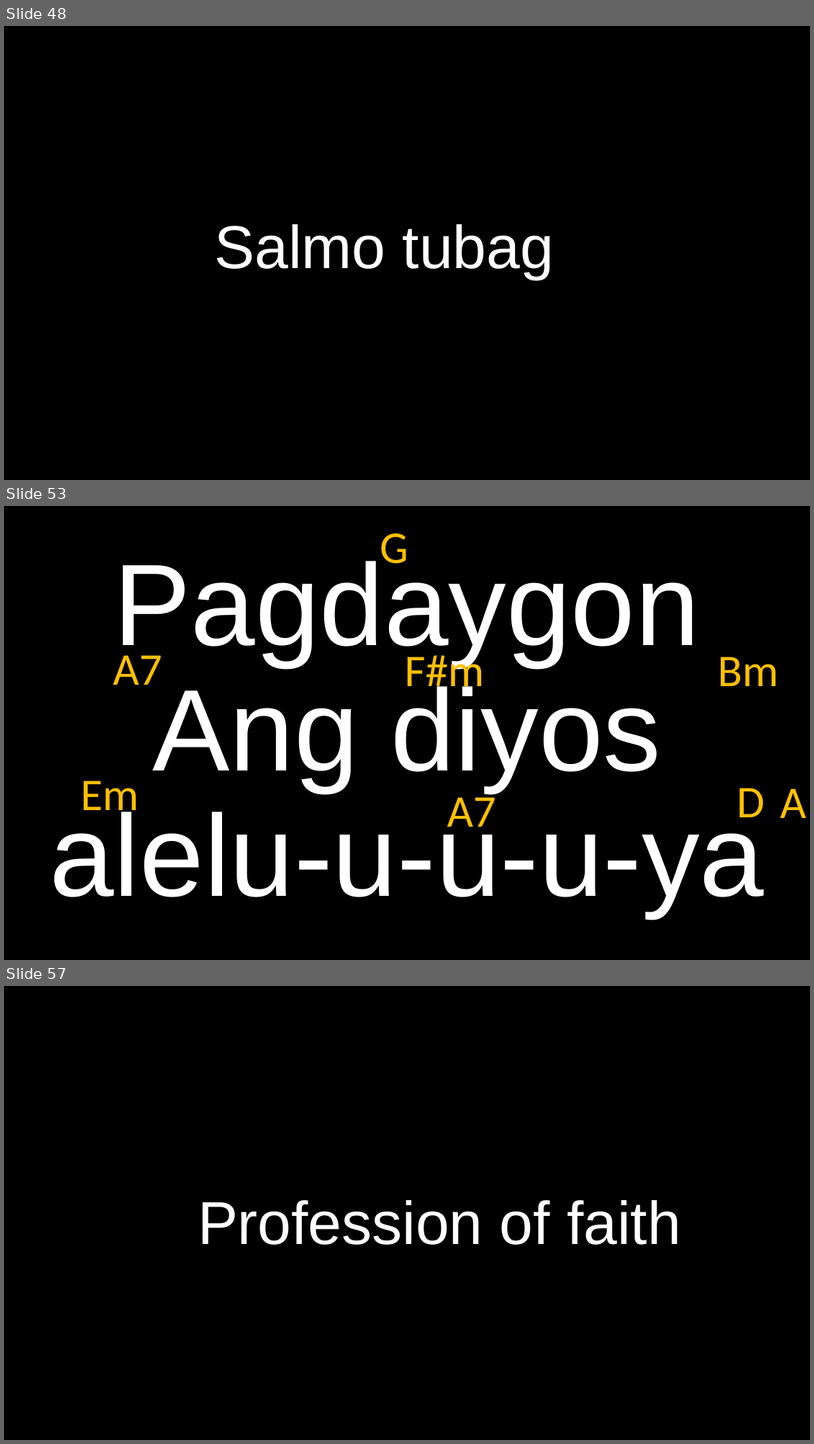
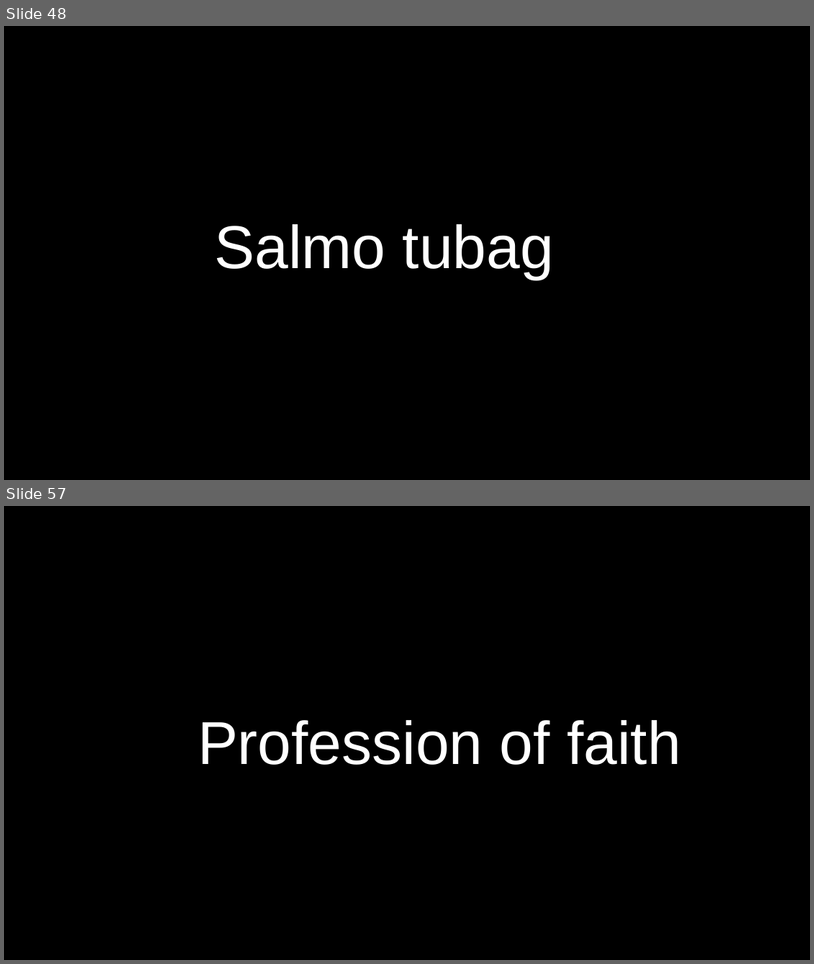
Before and after one commit to CHRISTIANARIBAL/Simbahan, a slide deck: 2Permanent/Final Na Ni.pptx. Shown one above the other, each under a label of ours: slides 48, 53 and 57 before the commit, slides 48 and 57 after it; the slides between them are not shown. The pictures are 814x1444 and 814x964 pixels, drawn with LibreOffice and Linux fonts; fonts in the diff are those of the drawing. Boxes give left, top, right and bottom in pixels: in the first picture for what was removed or moved away, otherwise in the second. Text is boxed around its words. In the diff, an @@ line names an element or a change of style, - is before the commit and + after.

```diff
--- a/2Permanent/Final Na Ni.pptx
+++ b/2Permanent/Final Na Ni.pptx
@@ slide 53 removed at (4,506,810,960), background #000000 @@
@@ text removed at (380,533,409,564) @@
-G
@@ title removed at (49,554,764,916) @@
-Pagdaygon Ang diyos
-alelu-u-u-u-ya
@@ text removed at (113,655,162,685) @@
-A7
@@ text removed at (405,649,485,698) @@
-F#m
@@ text removed at (718,656,779,686) @@
-Bm
@@ text removed at (80,780,139,821) @@
-Em
@@ text removed at (692,767,810,831) @@
-D
@@ text removed at (735,768,810,832) @@
-A
@@ text removed at (448,789,496,838) @@
-A7
```
Also in this commit, not shown: 7 slides changed, 34 slides added, 12 other slides removed.
